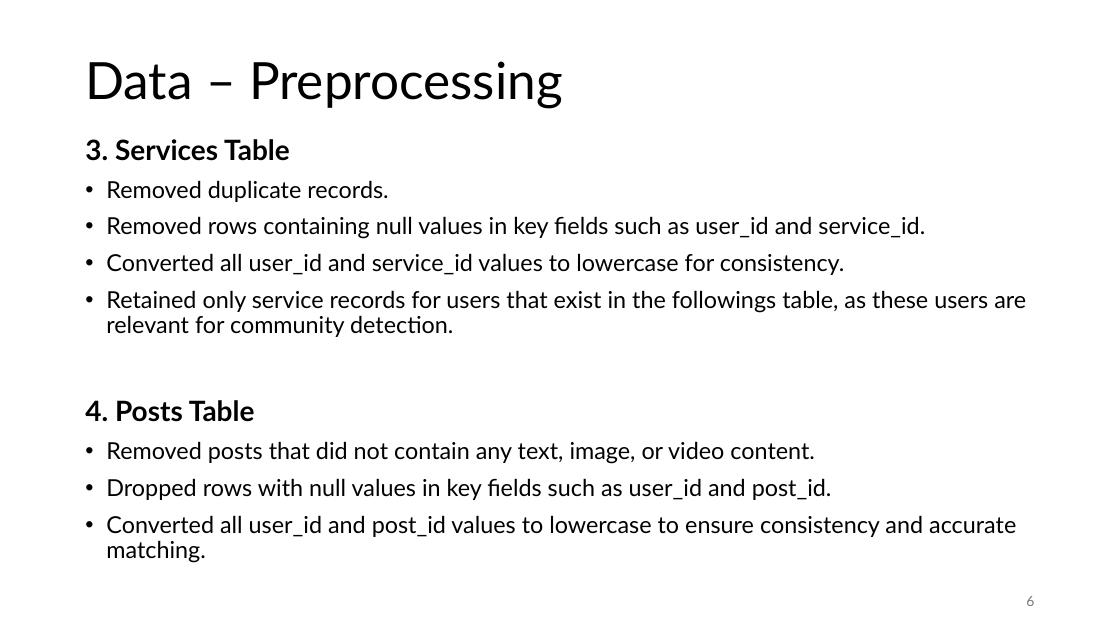
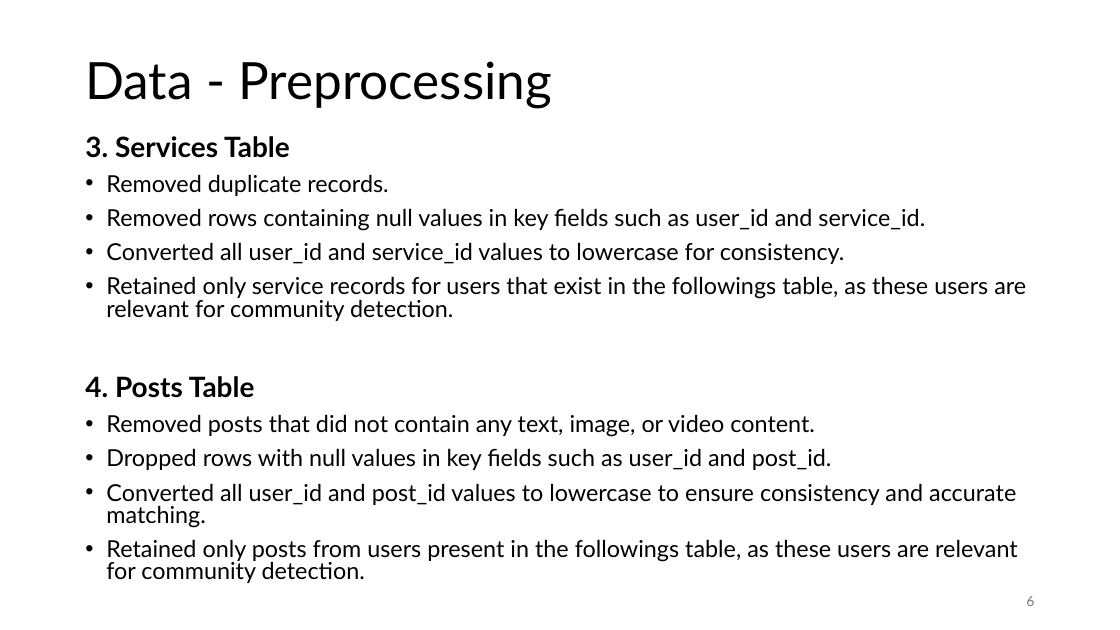
Before and after one commit to jonas-blum/data-mining-1, a slide deck: slide 6 of project/project-presentation-group51.pptx. Drawn at 1120x630 pixels with LibreOffice and Linux fonts; fonts in the diff are those of the drawing. Boxes give left, top, right and bottom in pixels: in the first picture for what was removed or moved away, otherwise in the second. Text is boxed around its words. In the diff, an @@ line names an element or a change of style, - is before the commit and + after.

```diff
--- a/project/project-presentation-group51.pptx
+++ b/project/project-presentation-group51.pptx
@@ title at (x1=85, y1=61, x2=552, y2=109): text changed @@
-Data – Preprocessing
+Data - Preprocessing
@@ text at (x1=85, y1=136, x2=1026, y2=528): line spacing 0.9 to 0.8 @@
@@ text at (x1=106, y1=539, x2=1018, y2=583): paragraph added @@
+• Retained only posts from users present in the followings table, as these users are relevant for community detection.
```
Also in this commit, not shown: 11 other slides changed, 3 slides removed, 6 other files.
